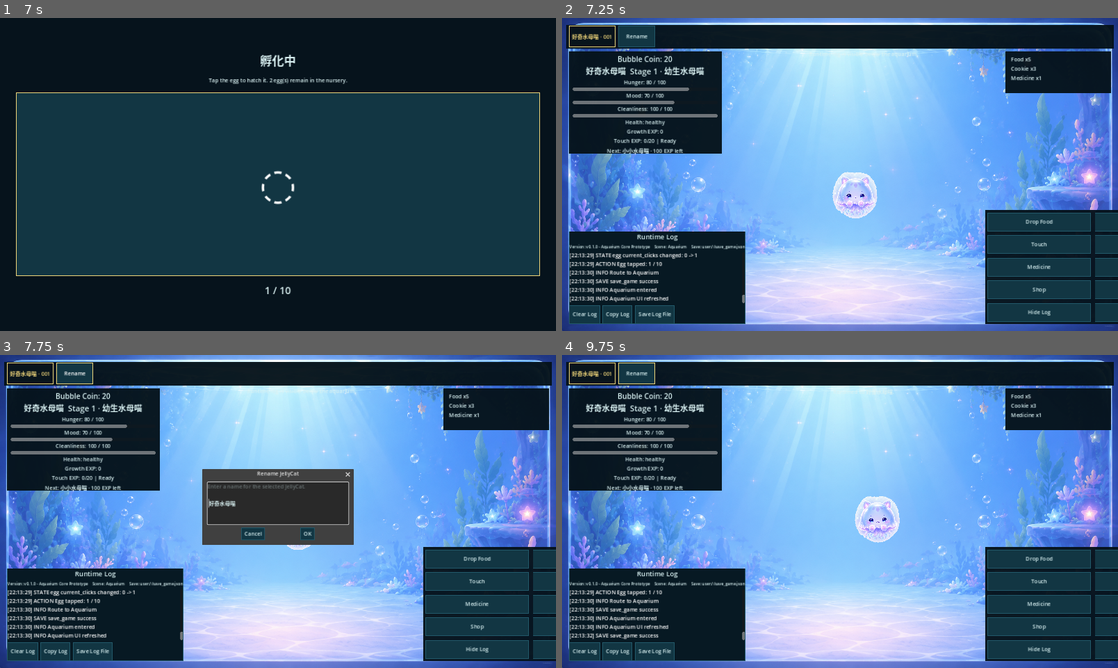
Above: before the commit, frames 1-4 (two rows, left to right).
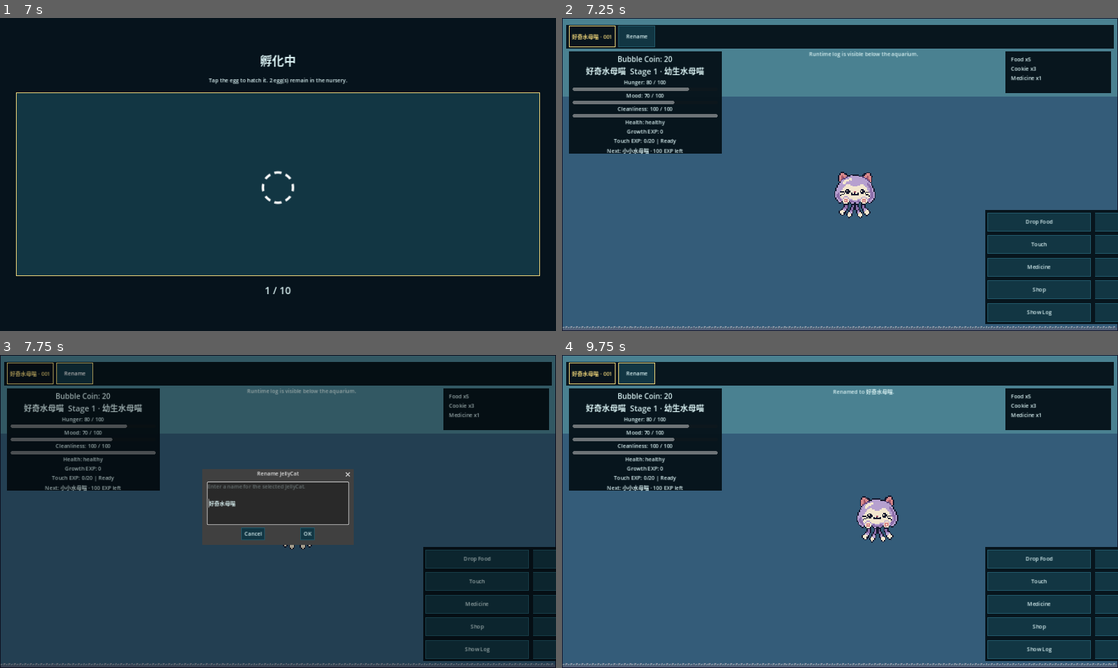
Above: after the commit, the same moments.

Repository: JackTzeng/JellyCat-Godot
Game: Godot game, scene res://scenes/boot/boot.tscn
The game is run twice, just before and just after one commit, with the same random seed, the same clock (stepped at 60 frames per second) and the same inputs.
Inputs (mouse positions are in pixels of both pictures, inside the frame that each line leads up to):
- Up to frame 1 (7 s): click "新的水母喵" at 0.5 s; click "選擇" at 1.25 s; click "◌" at 2 s; click "◌" at 2.75 s; click "◌" at 3.5 s; tap Enter at 4.25, 5.75 s; move the mouse to (400, 158) at 4.27 s; click (400, 158) at 4.42 s; tap Space at 5, 6.5 s; move the mouse to (166, 190) at 5.02 s; click (166, 190) at 5.17 s; move the mouse to (333, 105) at 5.77 s; click (333, 105) at 5.92 s; move the mouse to (250, 237) at 6.52 s; click (250, 237) at 6.67 s
- Up to frame 2 (7.25 s): no input
- Up to frame 3 (7.75 s): click "Rename" at 7.25 s
- Up to frame 4 (9.75 s): click "Shop" at 8 s; click "Hide Log" (after the commit: "Show Log") at 8.75 s; click "OK" at 9.5 s

Frame 1 is identical in both runs. In frame 2, 72% of the frame differs, in the area x 0-100%, y 0-100%; in frame 3, 67%; in frame 4, 72%.

Commit message:
BUILD-INTEGRATE-12: integrate frozen candidate-009

Diff:
--- a/scenes/aquarium/aquarium.tscn
+++ b/scenes/aquarium/aquarium.tscn
@@ -2,7 +2,7 @@
 
 [ext_resource type="Script" path="res://scripts/controllers/aquarium_controller.gd" id="1_aqua"]
 [ext_resource type="PackedScene" path="res://scenes/ui/runtime_log_panel.tscn" id="3_log"]
-[ext_resource type="Texture2D" path="res://assets/backgrounds/aquarium_tank.png" id="4_bg"]
+[ext_resource type="Script" path="res://scripts/ui/native_tank.gd" id="4_tank"]
 [ext_resource type="PackedScene" path="res://scenes/ui/shop_panel.tscn" id="5_shop"]
 
 [node name="Aquarium" type="Control"]
@@ -13,15 +13,14 @@
 mouse_filter = 2
 script = ExtResource("1_aqua")
 
-[node name="Water" type="TextureRect" parent="."]
-layout_mode = 1
-anchors_preset = 15
-anchor_right = 1.0
-anchor_bottom = 1.0
-texture = ExtResource("4_bg")
-expand_mode = 1
-stretch_mode = 6
-mouse_filter = 2
+[node name="Water" type="Control" parent="."]
+unique_name_in_owner = true
+layout_mode = 1
+anchors_preset = 15
+anchor_right = 1.0
+anchor_bottom = 1.0
+mouse_filter = 2
+script = ExtResource("4_tank")
 
 [node name="ActorAnchor" type="Node2D" parent="."]
 unique_name_in_owner = true
@@ -184,6 +183,7 @@
 
 [node name="RuntimeLogPanel" parent="." instance=ExtResource("3_log")]
 unique_name_in_owner = true
+visible = false
 layout_mode = 1
 anchors_preset = 10
 anchor_right = 1.0
@@ -191,17 +191,6 @@
 offset_top = 590.0
 offset_right = -884.0
 offset_bottom = 900.0
-
-[node name="ShopPanel" parent="." instance=ExtResource("5_shop")]
-unique_name_in_owner = true
-visible = false
-layout_mode = 1
-anchors_preset = 10
-anchor_right = 1.0
-offset_left = 28.0
-offset_top = 330.0
-offset_right = -1144.0
-offset_bottom = 570.0
 
 [node name="MessageLabel" type="Label" parent="."]
 unique_name_in_owner = true
@@ -314,3 +303,32 @@
 custom_minimum_size = Vector2(360, 56)
 max_length = 18
 placeholder_text = "JellyCat"
+
+[node name="ModalOverlay" type="Control" parent="."]
+unique_name_in_owner = true
+layout_mode = 1
+anchors_preset = 15
+anchor_right = 1.0
+anchor_bottom = 1.0
+mouse_filter = 2
+
+[node name="ModalInputShield" type="ColorRect" parent="ModalOverlay"]
+unique_name_in_owner = true
+visible = false
+layout_mode = 1
+anchors_preset = 15
+anchor_right = 1.0
+anchor_bottom = 1.0
+mouse_filter = 0
+color = Color(0.0, 0.0, 0.0, 0.32)
+
+[node name="ShopPanel" parent="ModalOverlay" instance=ExtResource("5_shop")]
+unique_name_in_owner = true
+visible = false
+layout_mode = 1
+anchors_preset = 10
+anchor_right = 1.0
+offset_left = 28.0
+offset_top = 330.0
+offset_right = -1144.0
+offset_bottom = 570.0
--- a/scenes/pet/jellycat_actor.tscn
+++ b/scenes/pet/jellycat_actor.tscn
@@ -9,3 +9,4 @@
 [node name="Sprite" type="Sprite2D" parent="."]
 unique_name_in_owner = true
 texture = ExtResource("2_stage1")
+texture_filter = 1
--- a/scripts/controllers/aquarium_controller.gd
+++ b/scripts/controllers/aquarium_controller.gd
@@ -25,6 +25,8 @@
 @onready var shop_panel: Control = %ShopPanel
 @onready var coin_bubble_container: Control = %CoinBubbleContainer
 @onready var runtime_log_panel: Control = %RuntimeLogPanel
+@onready var log_toggle_button: Button = %LogToggleButton
+@onready var modal_input_shield: ColorRect = %ModalInputShield
 @onready var pet_roster: HBoxContainer = %PetRoster
 @onready var pet_roster_backdrop: ColorRect = %PetRosterBackdrop
 @onready var status_backdrop: ColorRect = %StatusBackdrop
@@ -52,6 +54,7 @@
 var last_world_input_at: int = -1000
 var last_world_input_position: Vector2 = Vector2.ZERO
 var active_water_rect: Rect2 = Rect2()
+var rename_modal_active: bool = false
 
 func _ready() -> void:
 	DOS_STYLE.apply(self)
@@ -65,10 +68,15 @@
 	%EvolveButton.pressed.connect(_on_evolve_pressed)
 	%ShopButton.pressed.connect(_on_shop_pressed)
 	%DailyFoodButton.pressed.connect(_on_daily_food_pressed)
-	%LogToggleButton.pressed.connect(_on_log_toggle_pressed)
+	log_toggle_button.pressed.connect(_on_log_toggle_pressed)
+	log_toggle_button.visible = OS.is_debug_build()
+	runtime_log_panel.visible = false
+	shop_panel.visibility_changed.connect(_sync_modal_input_shield)
 	nursery_button.pressed.connect(_on_nursery_pressed)
 	rename_button.pressed.connect(_on_rename_pressed)
 	rename_dialog.confirmed.connect(_on_rename_confirmed)
+	rename_dialog.canceled.connect(_close_rename_dialog)
+	rename_dialog.close_requested.connect(_close_rename_dialog)
 	get_viewport().size_changed.connect(_apply_responsive_layout)
 	_apply_responsive_layout()
 	FoodDropSystem.expire_due_drops()
@@ -172,12 +180,23 @@
 
 
 func _on_shop_pressed() -> void:
-	if not _accept_action("shop"):
+	if rename_modal_active or not _accept_action("shop"):
 		return
 	RuntimeLogger.log_action("Shop clicked")
-	shop_panel.visible = not shop_panel.visible
-	if shop_panel.visible:
+	_set_shop_open(not shop_panel.visible)
+
+
+func _set_shop_open(should_open: bool) -> void:
+	if should_open:
+		runtime_log_panel.visible = false
+	shop_panel.visible = should_open
+	_sync_modal_input_shield()
+	if should_open:
 		shop_panel.call("refresh")
+
+
+func _sync_modal_input_shield() -> void:
+	modal_input_shield.visible = shop_panel.visible or rename_modal_active
 
 
 func _on_daily_food_pressed() -> void:
@@ -200,9 +219,12 @@
 
 
 func _on_log_toggle_pressed() -> void:
-	if not _accept_action("log_toggle"):
-		return
-	runtime_log_panel.visible = not runtime_log_panel.visible
+	if rename_modal_active or not OS.is_debug_build() or not _accept_action("log_toggle"):
+		return
+	var should_show: bool = not runtime_log_panel.visible
+	if should_show:
+		_set_shop_open(false)
+	runtime_log_panel.visible = should_show
 	_refresh(false)
 
 
@@ -223,15 +245,27 @@
 
 
 func _on_rename_pressed() -> void:
+	if shop_panel.visible or rename_modal_active:
+		return
 	var pet: Dictionary = GameState.get_pet(GameState.get_selected_pet_id())
 	if pet.is_empty():
 		return
+	runtime_log_panel.visible = false
 	nickname_edit.text = str(pet.get("nickname", "JellyCat"))
+	rename_modal_active = true
+	_sync_modal_input_shield()
 	rename_dialog.popup_centered(Vector2i(440, 190))
 	nickname_edit.grab_focus()
 
 
+func _close_rename_dialog() -> void:
+	rename_modal_active = false
+	rename_dialog.hide()
+	_sync_modal_input_shield()
+
+
 func _on_rename_confirmed() -> void:
+	_close_rename_dialog()
 	var pet_id: String = GameState.get_selected_pet_id()
 	var pet: Dictionary = GameState.get_pet(pet_id)
 	var nickname: String = nickname_edit.text.strip_edges().left(18)
@@ -670,6 +704,8 @@
 
 
 func _unhandled_input(event: InputEvent) -> void:
+	if modal_input_shield.visible:
+		return
 	var screen_position: Vector2
 	if event is InputEventScreenTouch:
 		if not (event as InputEventScreenTouch).pressed:
--- /dev/null
+++ b/scripts/ui/native_tank.gd
@@ -0,0 +1,38 @@
+extends Control
+## Visual backdrop only. Does not own water bounds, actors, input, or facilities.
+
+@export_range(1, 16, 1) var visual_unit: int = 2:
+	set(value):
+		visual_unit = clampi(value, 1, 16)
+		queue_redraw()
+
+func _init() -> void:
+	mouse_filter = Control.MOUSE_FILTER_IGNORE
+	resized.connect(queue_redraw)
+
+func _draw() -> void:
+	var u := float(visual_unit)
+	draw_rect(Rect2(Vector2.ZERO, size), Color("14182E"))
+	if size.x < 16*u or size.y < 16*u:
+		return
+	var water := Rect2(Vector2(u, u), (size/u).floor()*u-Vector2.ONE*2*u)
+	draw_rect(water, Color("345C79"))
+	var band_height := floorf(water.size.y / (4*u))*u
+	draw_rect(Rect2(water.position, Vector2(water.size.x, band_height)), Color("4A8191"))
+	var sand_y := water.end.y-4*u
+	draw_rect(Rect2(Vector2(water.position.x, sand_y), Vector2(water.size.x, 4*u)), Color("526078"))
+	for x in range(1, int(water.end.x/u)-3, 4):
+		var rise := u if (x/4) % 2 == 0 else 2*u
+		draw_rect(Rect2(Vector2(x*u, sand_y-rise), Vector2(3*u, rise)), Color("8590A2"))
+		draw_rect(Rect2(Vector2(x*u, sand_y), Vector2(u, u)), Color("79B3B0"))
+
+static func make_panel(visual_unit: int = 1) -> StyleBoxFlat:
+	assert(visual_unit >= 1)
+	var panel := StyleBoxFlat.new()
+	panel.bg_color = Color("263653")
+	panel.border_color = Color("14182E")
+	panel.set_border_width_all(visual_unit)
+	panel.anti_aliasing = false
+	for side in [SIDE_LEFT, SIDE_TOP, SIDE_RIGHT, SIDE_BOTTOM]:
+		panel.set_content_margin(side, 4*visual_unit)
+	return panel
--- a/tools/g1_gameplay_acceptance.gd
+++ b/tools/g1_gameplay_acceptance.gd
@@ -1,6 +1,7 @@
 extends Node
 
 const ISOLATED_SAVE_PATH: String = "user://jellycat_g1_gameplay_save.json"
+const DOS_STYLE = preload("res://scripts/ui/dos_style.gd")
 
 var checks: int = 0
 var failures: Array[String] = []
@@ -74,6 +75,20 @@
 	var food_container: Control = aquarium.get_node("%FoodDropContainer") as Control
 	var status_backdrop: Control = aquarium.get_node("%StatusBackdrop") as Control
 	var action_layer: Control = aquarium.get_node("%ActionBar") as Control
+	var water_background: Control = aquarium.get_node("%Water") as Control
+	var overlay_layer: Control = aquarium.get_node("%ModalOverlay") as Control
+	var modal_input_shield: ColorRect = aquarium.get_node("%ModalInputShield") as ColorRect
+	var native_tank_script: Script = load("res://scripts/ui/native_tank.gd") as Script
+	var stage_sprite: Sprite2D = null
+	var current_pet_ids: Array[String] = GameState.get_active_pet_ids()
+	if not current_pet_ids.is_empty():
+		var first_stage_actor: Node = actors.get(current_pet_ids[0]) as Node
+		if first_stage_actor != null:
+			stage_sprite = first_stage_actor.get_node("%Sprite") as Sprite2D
+	_expect(water_background.get_script() == native_tank_script and water_background.mouse_filter == Control.MOUSE_FILTER_IGNORE, "Native DOS tank replaces the soft background and ignores input")
+	_expect(stage_sprite != null and stage_sprite.texture_filter == CanvasItem.TEXTURE_FILTER_NEAREST, "Official 64-pixel stage art uses nearest-neighbor sampling")
+	_expect(overlay_layer.get_index() > action_layer.get_index() and overlay_layer.mouse_filter == Control.MOUSE_FILTER_IGNORE and modal_input_shield.mouse_filter == Control.MOUSE_FILTER_STOP and overlay_layer.get_index() + 1 == aquarium.get_child_count() and aquarium.get_node("%ShopPanel").get_parent() == overlay_layer and aquarium.get_node("%ShopPanel").get_index() > modal_input_shield.get_index(), "Modal shield and Shop sit above the HUD in input-safe order")
+	_expect(not (aquarium.get_node("%RuntimeLogPanel") as Control).visible and (aquarium.get_node("%LogToggleButton") as Button).visible == OS.is_debug_build(), "Runtime log starts hidden and is explicitly available only in debug builds")
 	var world_is_below_hud: bool = aquarium.get_node("%Water").get_index() < actor_anchor.get_index()
 	world_is_below_hud = world_is_below_hud and actor_anchor.get_index() < food_container.get_index() and food_container.get_index() < coin_container.get_index()
 	world_is_below_hud = world_is_below_hud and coin_container.get_index() < status_backdrop.get_index() and coin_container.get_index() < action_layer.get_index()
@@ -130,6 +145,12 @@
 	visual_probe.call("set_stage", prior_stage, "normal_jellycat")
 	_expect(stages_grow_within_limit, "Five stage textures grow by visible bounds and never exceed 25% with animation")
 	var probe_sprite: Sprite2D = visual_probe.get_node("%Sprite") as Sprite2D
+	var actor_touch_target: float = DOS_STYLE.get_touch_target_height(aquarium.get_viewport_rect().size)
+	var visible_pixel_rect: Rect2 = visual_probe.call("_get_texture_content_rect")
+	var touch_probe_local: Vector2 = visible_pixel_rect.get_center() + Vector2(visible_pixel_rect.size.x * 0.5 + actor_touch_target * 0.49 / maxf(float(visual_probe.get("base_scale")), 0.001), 0.0)
+	var touch_probe_screen: Vector2 = probe_sprite.to_global(touch_probe_local)
+	var low_resolution_hitbox_kept: bool = bool(visual_probe.call("contains_screen_point", touch_probe_screen, actor_touch_target))
+	_expect(low_resolution_hitbox_kept, "Pet hit area stays at the 56dp viewport-scaled target outside the pixel body")
 	var probe_base_scale: float = float(visual_probe.get("base_scale"))
 	visual_probe.set("food_drop_id", "visual-scale-probe")
 	visual_probe.set("behavior_state", "eat")
@@ -173,8 +194,17 @@
 	var rename_dialog: ConfirmationDialog = aquarium.get_node("%RenameDialog") as ConfirmationDialog
 	_expect(rename_dialog.confirmed.is_connected(Callable(aquarium, "_on_rename_confirmed")), "Rename dialog is connected to the selected pet")
 	rename_button.pressed.emit()
+	var rename_shield_active: bool = modal_input_shield.visible
+	var food_before_rename_touch: int = GameState.get_food_drops().size()
+	var rename_touch: InputEventScreenTouch = InputEventScreenTouch.new()
+	var rename_water_rect: Rect2 = aquarium.get("active_water_rect")
+	rename_touch.pressed = true
+	rename_touch.position = rename_water_rect.get_center()
+	aquarium.call("_unhandled_input", rename_touch)
+	var rename_blocks_world: bool = GameState.get_food_drops().size() == food_before_rename_touch
 	nickname_edit.text = "Mochi"
 	rename_dialog.confirmed.emit()
+	_expect(rename_shield_active and rename_blocks_world and not modal_input_shield.visible, "Rename modal shields world input and releases it when closed")
 	_expect(str(GameState.get_pet(selected_id).get("nickname", "")) == "Mochi", "Rename dialog persists the selected pet nickname")
 	_expect(str((aquarium.get_node("%EvolutionLabel") as Label).text).contains("EXP left"), "Selected pet UI shows EXP remaining to the next stage")
 	var roster_buttons: Dictionary = aquarium.get("roster_buttons_by_id") as Dictionary
@@ -225,7 +255,6 @@
 		_expect(int(GameState.get_pet(pet_id).get("hunger", 0)) > int(hunger_before_by_pet.get(pet_id, 100)), "%s receives a fair feed" % pet_id)
 
 	_expect(SaveManager.save_game(), "Three-pet Aquarium state saves to the isolated file")
-	var actor_anchor: Node2D = aquarium.get_node("%ActorAnchor") as Node2D
 	var pending_drop: Dictionary = FoodDropSystem.drop_food(actor_anchor.global_position + Vector2(140.0, 20.0))
 	var pending_token: String = str(pending_drop.get("token_id", ""))
 	var inventory_with_pending_drop: int = GameState.get_inventory_count("food_basic")
@@ -291,8 +320,23 @@
 	actions_before_panels["shop"] = -999999.0
 	actions_before_panels["log_toggle"] = -999999.0
 	aquarium.set("last_action_time_by_name", actions_before_panels)
+	var runtime_log_panel: Control = aquarium.get_node("%RuntimeLogPanel") as Control
+	var shop_panel: Control = aquarium.get_node("%ShopPanel") as Control
+	var log_was_open: bool = false
+	if OS.is_debug_build():
+		(aquarium.get_node("%LogToggleButton") as Button).pressed.emit()
+		log_was_open = runtime_log_panel.visible
 	aquarium.call("_on_shop_pressed")
-	aquarium.call("_on_log_toggle_pressed")
+	var modal_food_before: int = GameState.get_food_drops().size()
+	var modal_touch: InputEventScreenTouch = InputEventScreenTouch.new()
+	var modal_water_rect: Rect2 = aquarium.get("active_water_rect")
+	modal_touch.pressed = true
+	modal_touch.position = modal_water_rect.get_center()
+	aquarium.call("_unhandled_input", modal_touch)
+	_expect(shop_panel.visible and not runtime_log_panel.visible and modal_input_shield.visible and (not OS.is_debug_build() or log_was_open) and GameState.get_food_drops().size() == modal_food_before, "Shop closes the debug log and blocks background water input")
+	var close_shop_button: Button = shop_panel.get_node("%CloseShopButton") as Button
+	close_shop_button.pressed.emit()
+	_expect(not shop_panel.visible and not modal_input_shield.visible and not runtime_log_panel.visible and RuntimeLogger.get_log_text().contains("Shop clicked"), "Closing Shop restores the aquarium and preserves hidden log contents")
 	var actor_instances_after_panels: Dictionary = aquarium.get("actors_by_id") as Dictionary
 	var actors_stayed_live: bool = true
 	for pet_id in actor_instances_before_panels.keys():
Binary file removed: assets/backgrounds/aquarium_tank.png
Not shown, removed: assets/backgrounds/aquarium_tank.png.import
Binary file changed: assets/jellycats/normal_jellycat/stages/stage_1.png
Binary file changed: assets/jellycats/normal_jellycat/stages/stage_2.png
Binary file changed: assets/jellycats/normal_jellycat/stages/stage_3.png
Binary file changed: assets/jellycats/normal_jellycat/stages/stage_4.png
Binary file changed: assets/jellycats/normal_jellycat/stages/stage_5.png
Not shown, added: tools/android_asset_gate.py
Not shown, changed: tools/test_android_build_gate.py
Not shown, changed: tools/verify_android_artifact.py
